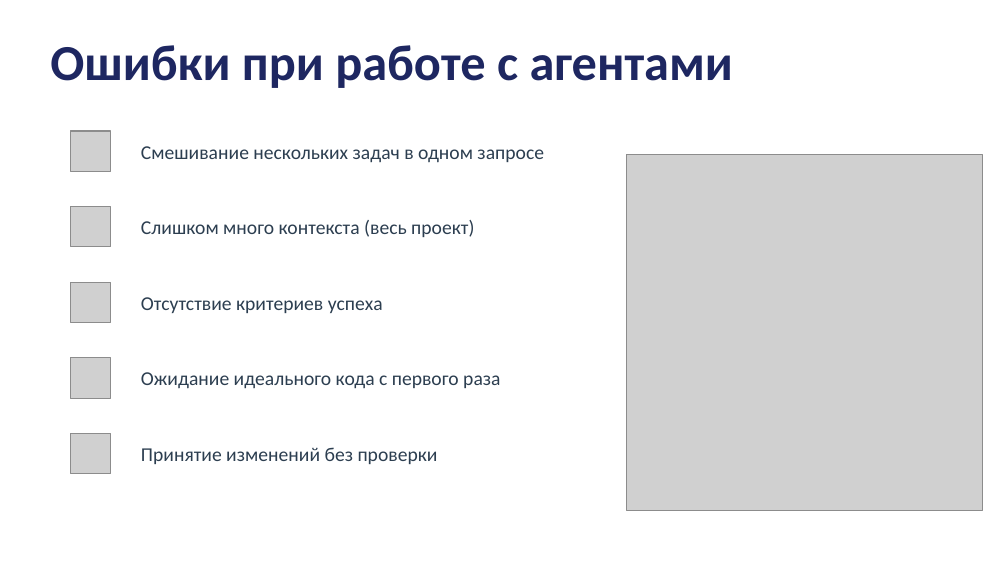
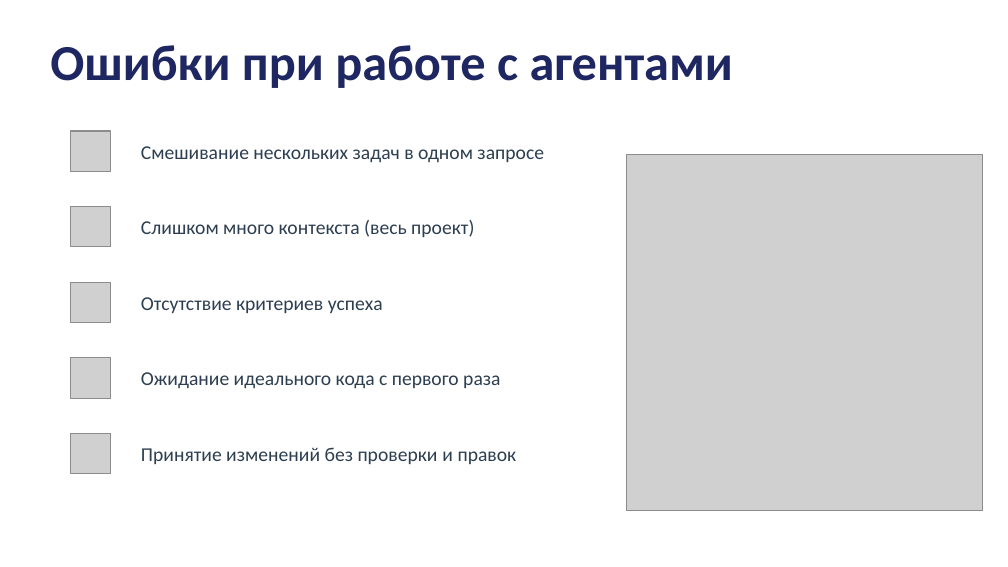
Before and after one commit to Air-Erik/workshop-ai, a slide deck: slide 21 of docs/slides/AI_Cursor_Workshop.pptx. Drawn at 1008x567 pixels with LibreOffice and Linux fonts; fonts in the diff are those of the drawing; grey boxes stand for pictures. Boxes give left, top, right and bottom in pixels: in the first picture for what was removed or moved away, otherwise in the second. Text is boxed around its words. In the diff, an @@ line names an element or a change of style, - is before the commit and + after.

```diff
--- a/docs/slides/AI_Cursor_Workshop.pptx
+++ b/docs/slides/AI_Cursor_Workshop.pptx
@@ text at box(141, 447, 517, 464): text changed @@
-Принятие изменений без проверки
+Принятие изменений без проверки и правок
```
Also in this commit, not shown: 5 other slides changed.
